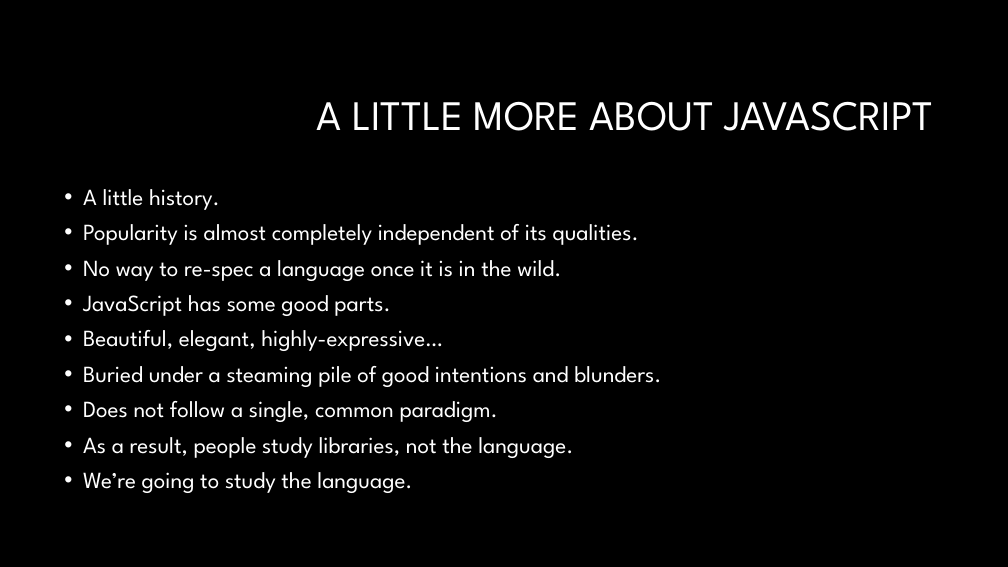
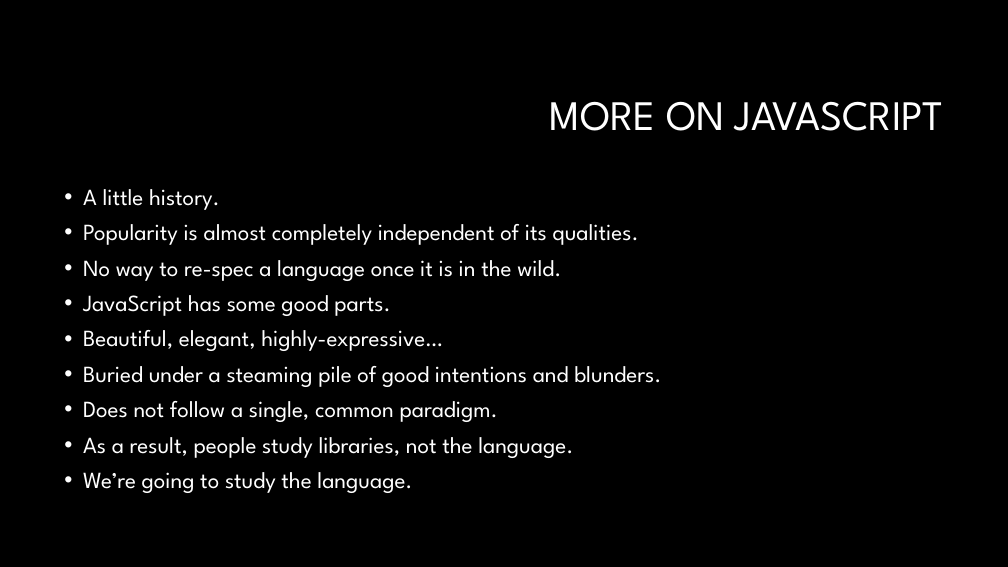
Before and after one commit to ericburcham/JsInvocationPatterns, a slide deck: slide 25 of Presentation/InvocationPatterns.pptx (slide 7 before the commit). Drawn at 1008x567 pixels with LibreOffice and Linux fonts; fonts in the diff are those of the drawing; background and template pictures are left out. Boxes give left, top, right and bottom in pixels: in the first picture for what was removed or moved away, otherwise in the second. Text is boxed around its words. In the diff, an @@ line names an element or a change of style, - is before the commit and + after.

Commit message:
Finished re-working the presentation.

```diff
--- a/Presentation/InvocationPatterns.pptx
+++ b/Presentation/InvocationPatterns.pptx
@@ title at (550, 101, 944, 131): text changed @@
-A LITTLE MORE ABOUT JAVASCRIPT
+MORE ON JAVASCRIPT
```
Also in this commit, not shown: 5 other slides changed, 1 slide removed.
